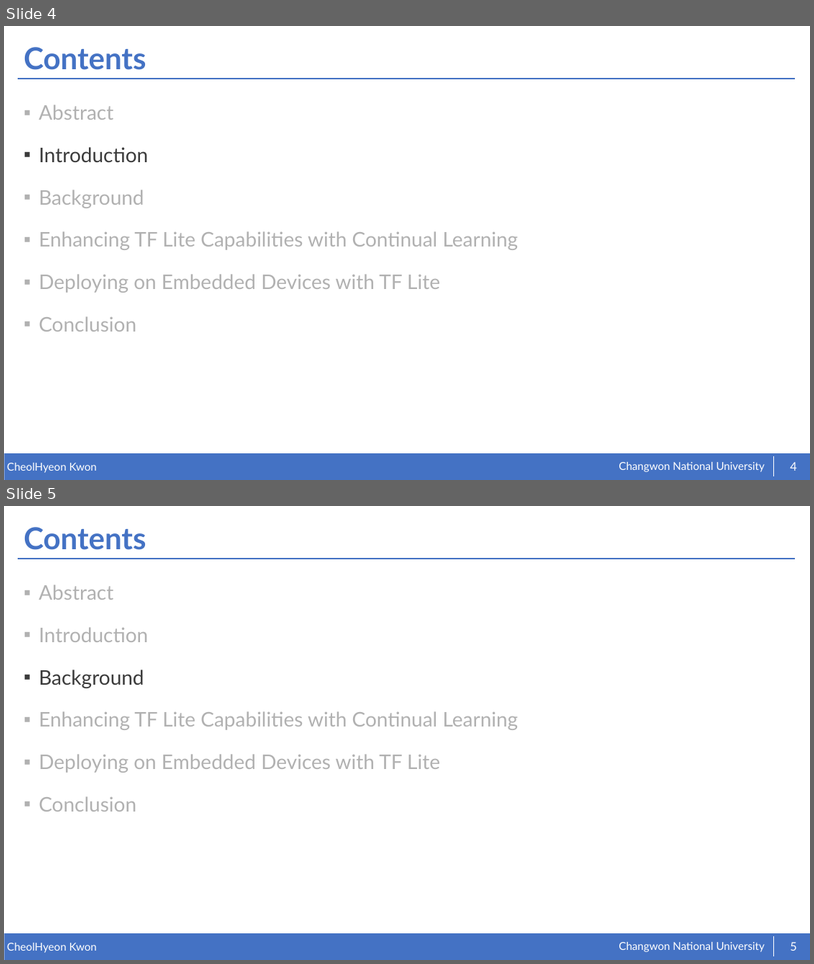
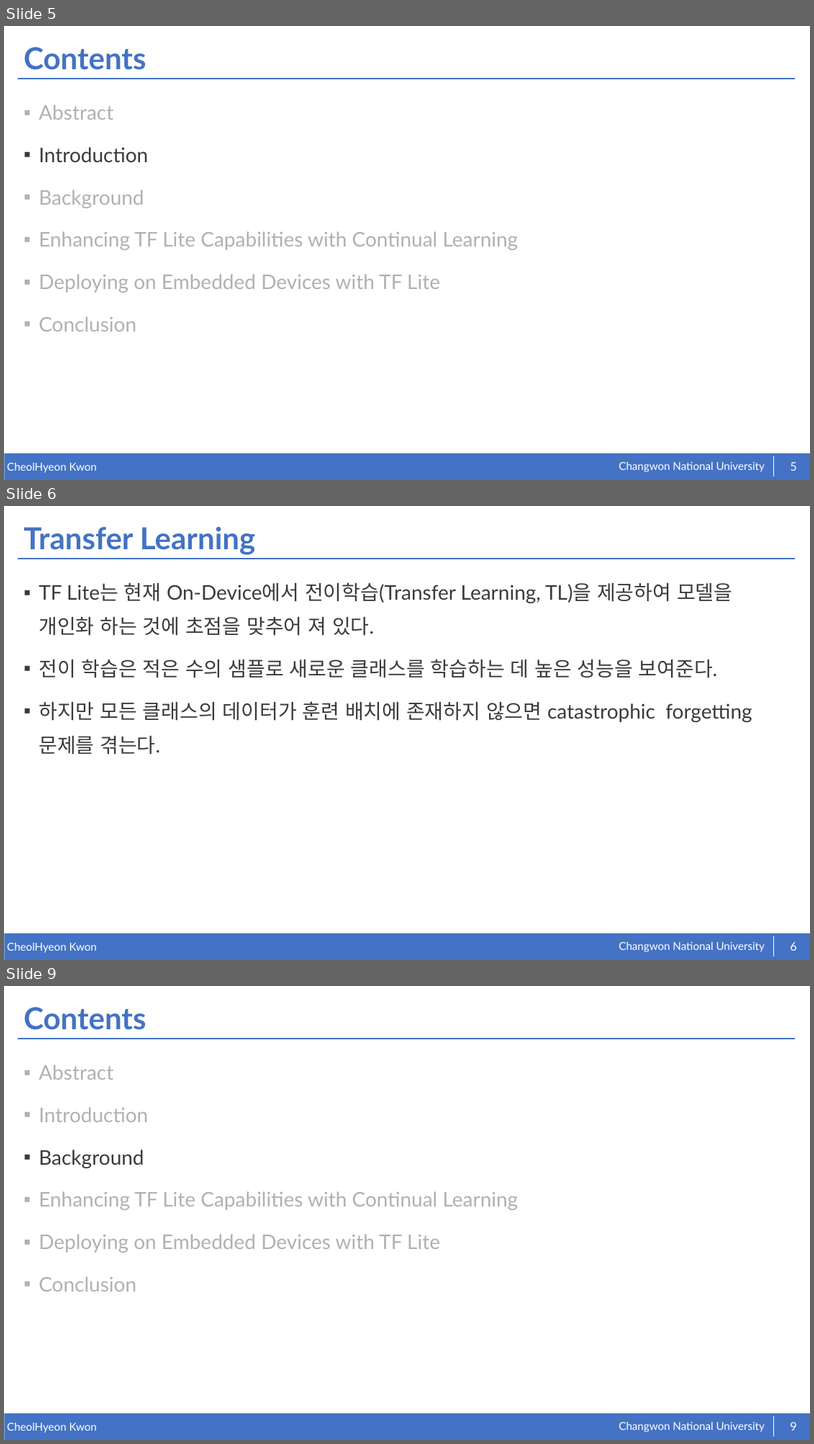
Before and after one commit to kkcchh9999/Studied_in_NOSLab, a slide deck: presentation/Continual Learning on the Edge with TensorFlow Lite.pptx. Shown one above the other, each under a label of ours: slides 4 and 5 before the commit, slides 5, 6 and 9 after it; the slides between them are not shown. The pictures are 814x964 and 814x1444 pixels, drawn with LibreOffice and Linux fonts; fonts in the diff are those of the drawing. Boxes give left, top, right and bottom in pixels: in the first picture for what was removed or moved away, otherwise in the second. Text is boxed around its words. In the diff, an @@ line names an element or a change of style, - is before the commit and + after.

```diff
--- a/presentation/Continual Learning on the Edge with TensorFlow Lite.pptx
+++ b/presentation/Continual Learning on the Edge with TensorFlow Lite.pptx
@@ slide 6 added at (4,506,810,960), background #FFFFFF; not listed: 5 template elements that a slide beside it also shows @@
@@ title added at (23,527,255,555), 36 pt, text #4472C4, bold @@
+Transfer Learning
@@ text added at (39,582,752,754), 24 pt, text #3B3B3B @@
+▪ TF Lite는 현재 On-Device에서 전이학습(Transfer Learning, TL)을 제공하여 모델을 개인화 하는 것에 초점을 맞추어 져 있다.
+▪ 전이 학습은 적은 수의 샘플로 새로운 클래스를 학습하는 데 높은 성능을 보여준다.
+▪ 하지만 모든 클래스의 데이터가 훈련 배치에 존재하지 않으면 catastrophic forgetting 문제를 겪는다.
@@ page number added at (790,942,797,950), 14 pt, text #FFFFFF @@
+6
@@ what was slide 4 is now slide 5 @@
@@ page number at (790,462,797,470): text changed @@
-4
+5
@@ what was slide 5 is now slide 9 @@
@@ page number at (790,1422,797,1430): text changed @@
-5
+9
```
Also in this commit, not shown: 1 slide changed, 5 other slides added.
